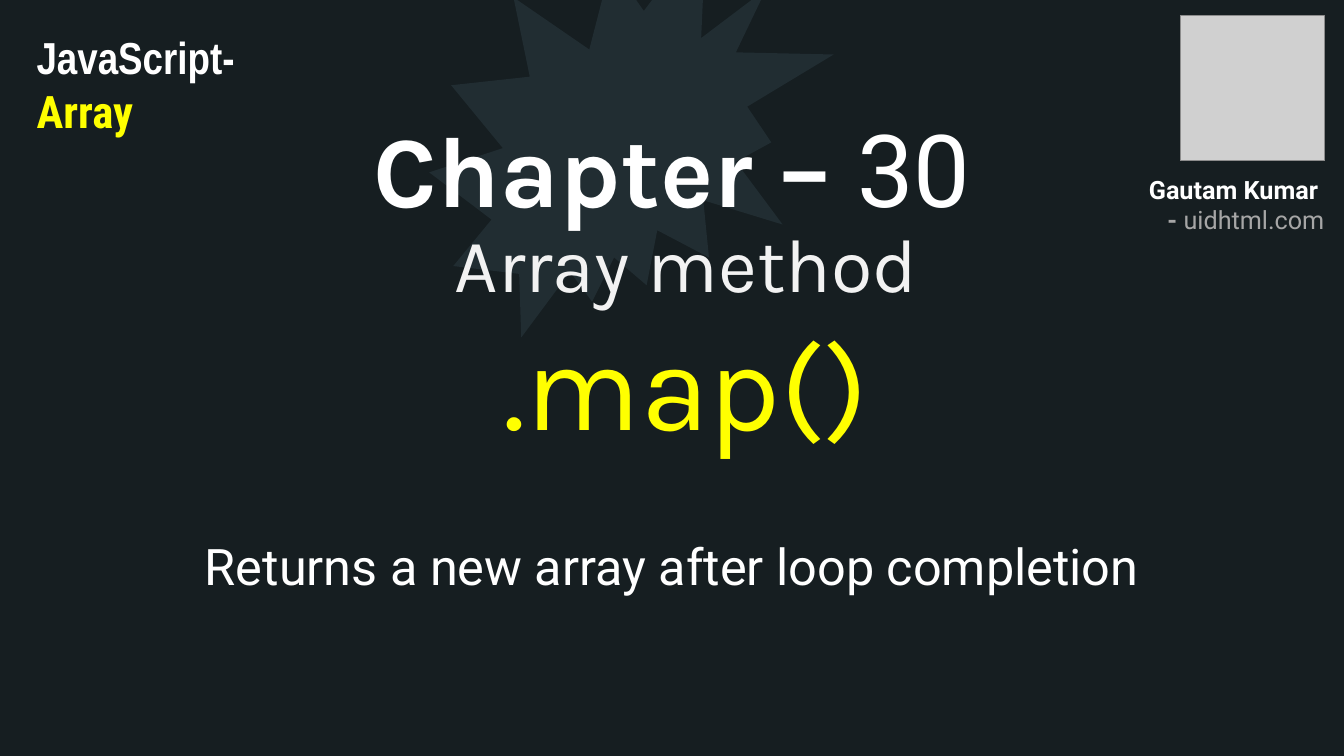
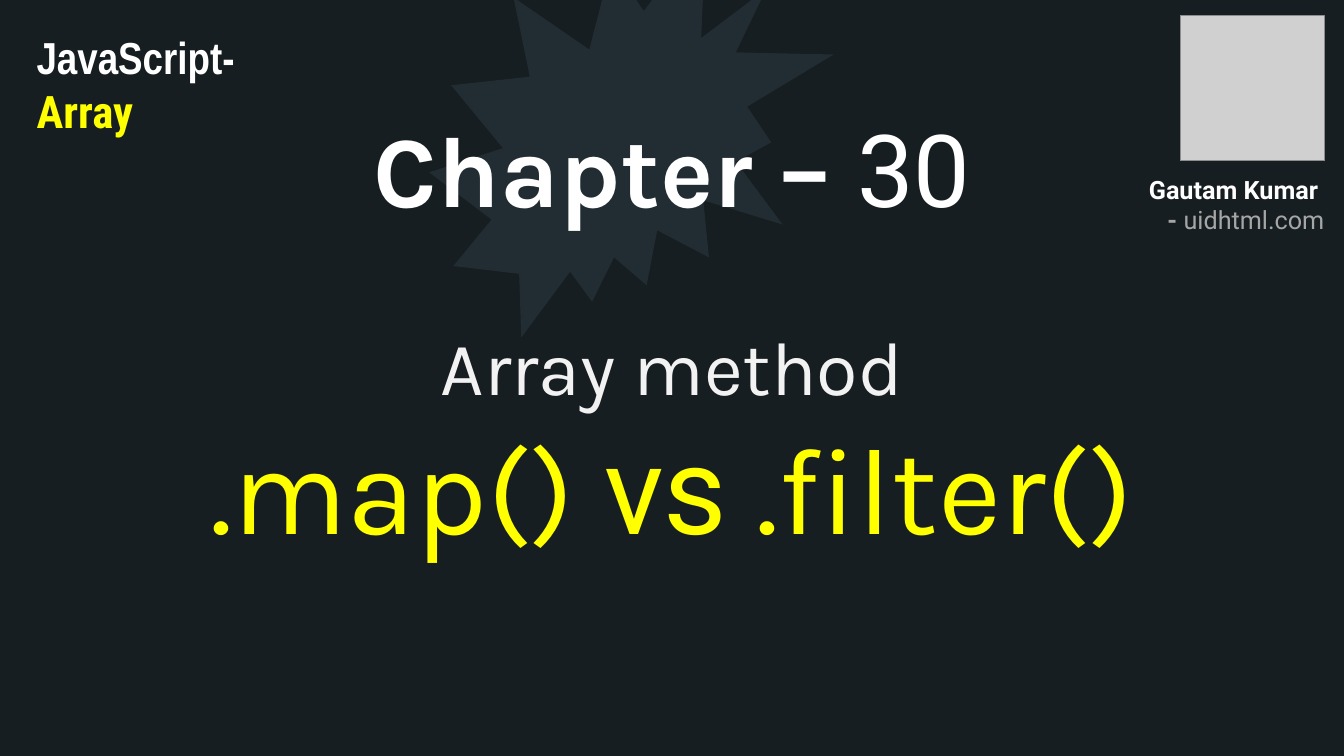
Before and after one commit to uidhtml/javascript-tutorials, a slide deck: slide 83 of Javascript Tutorials.pptx. Drawn at 1344x756 pixels with LibreOffice and Linux fonts; fonts in the diff are those of the drawing; grey boxes stand for pictures. Boxes give left, top, right and bottom in pixels: in the first picture for what was removed or moved away, otherwise in the second. Text is boxed around its words. In the diff, an @@ line names an element or a change of style, - is before the commit and + after.

Commit message:
Added chapter 30

```diff
--- a/Javascript Tutorials.pptx
+++ b/Javascript Tutorials.pptx
@@ text at bbox=[210, 343, 1134, 563]: text changed; size 54 to 88 pt; text colour #F2F2F2 to #FFFF00 @@
-Array method
-.map()
+Array method
+.map() vs .filter()
@@ text removed at bbox=[205, 546, 1139, 596] @@
-Returns a new array after loop completion
```
Also in this commit, not shown: 3 slides removed, 6 other files.
